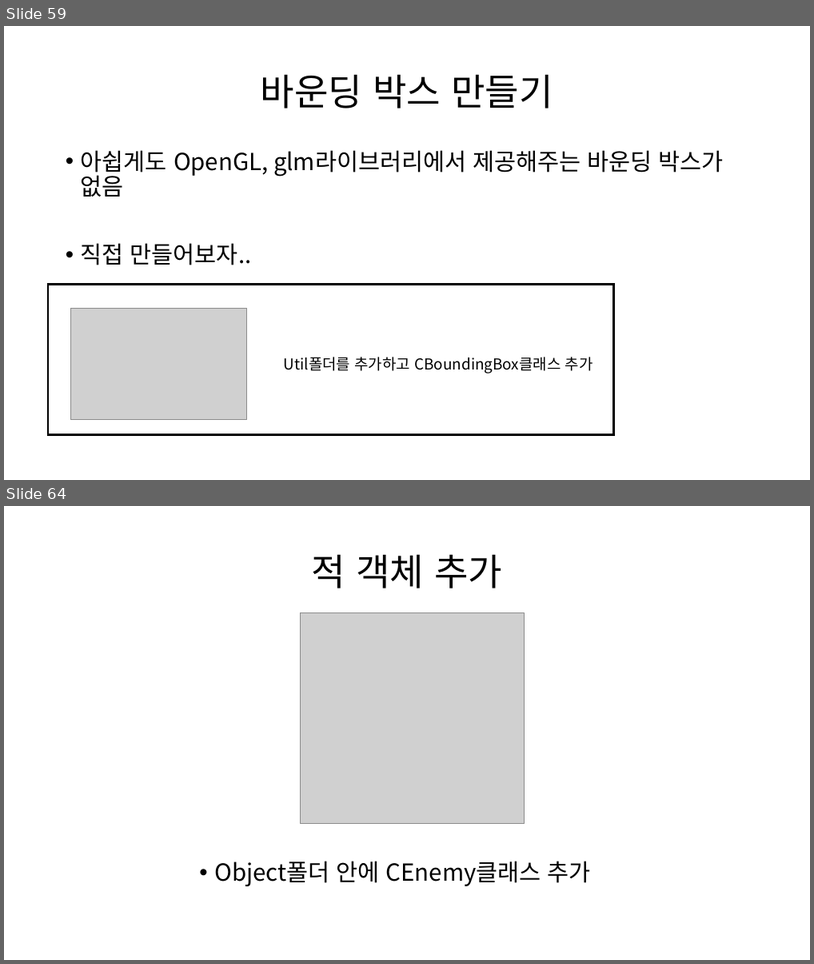
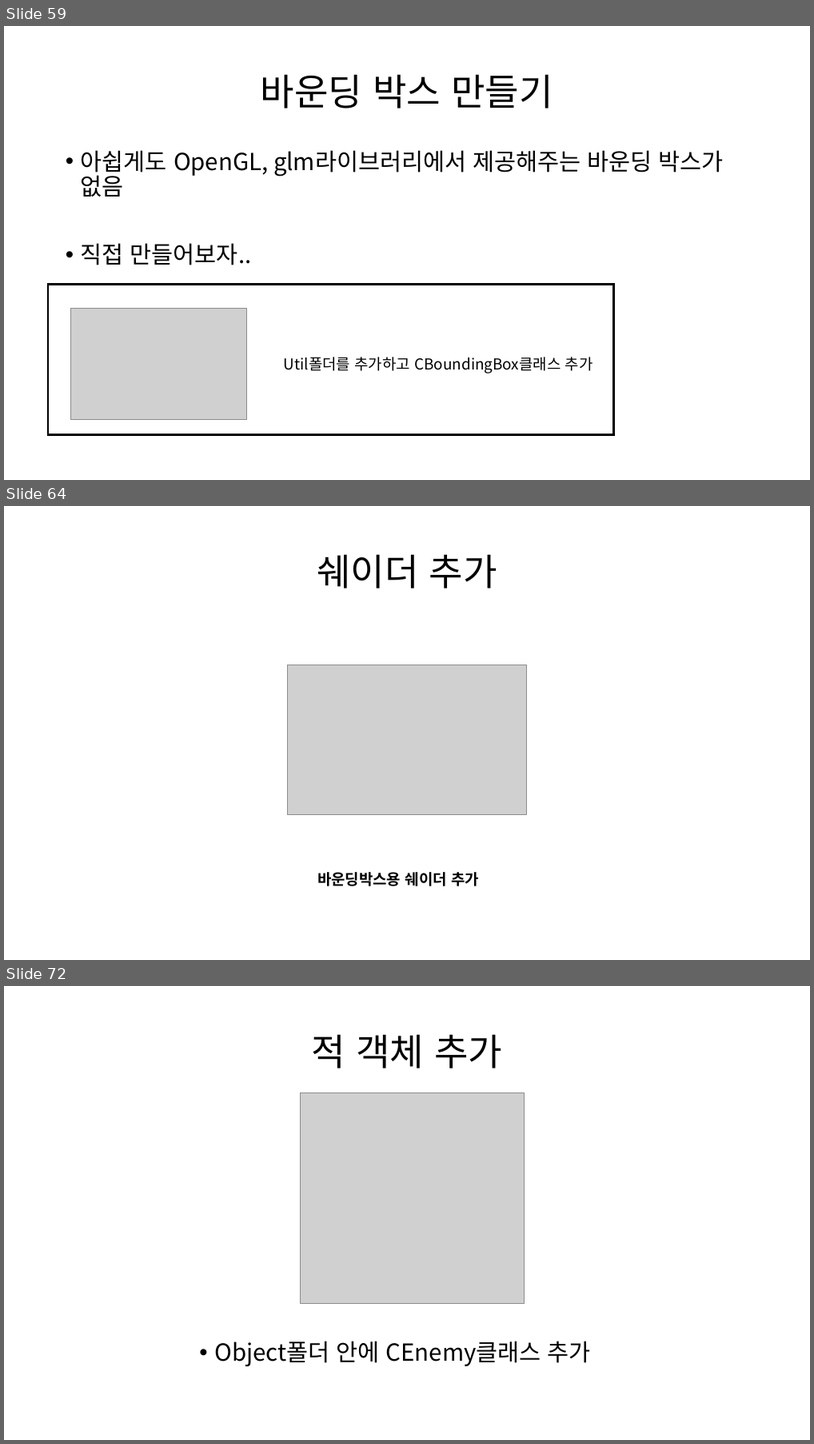
Before and after one commit to Kimseongtae9911/WarpOpenGL, a slide deck: 프레임워크.pptx. Shown one above the other, each under a label of ours: slides 59 and 64 before the commit, slides 59, 64 and 72 after it; the slides between them are not shown. The pictures are 814x964 and 814x1444 pixels, drawn with LibreOffice and Linux fonts; fonts in the diff are those of the drawing; grey boxes stand for pictures. Boxes give left, top, right and bottom in pixels: in the first picture for what was removed or moved away, otherwise in the second. Text is boxed around its words. In the diff, an @@ line names an element or a change of style, - is before the commit and + after.

```diff
--- a/프레임워크.pptx
+++ b/프레임워크.pptx
@@ slide 64 added at (x1=4, y1=506, x2=810, y2=960), background #FFFFFF @@
@@ title added at (x1=317, y1=554, x2=498, y2=588), 44 pt, text #000000 @@
+쉐이더 추가
@@ picture added at (x1=288, y1=665, x2=526, y2=815) @@
@@ text added at (x1=318, y1=872, x2=479, y2=886), 18 pt, text #000000, bold @@
+바운딩박스용 쉐이더 추가
@@ what was slide 64 is now slide 72 @@
```
Also in this commit, not shown: 6 slides changed, 11 other slides added, 6 slides removed, 7 other files.
